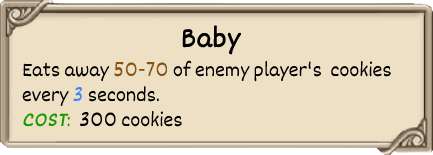
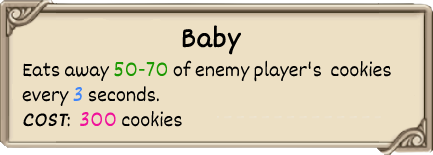
Revision of a layered 433×155 image; what changed, layer by layer:
painted on "Eats away 50-70 of enemy player'" over [23, 61, 167, 127]
